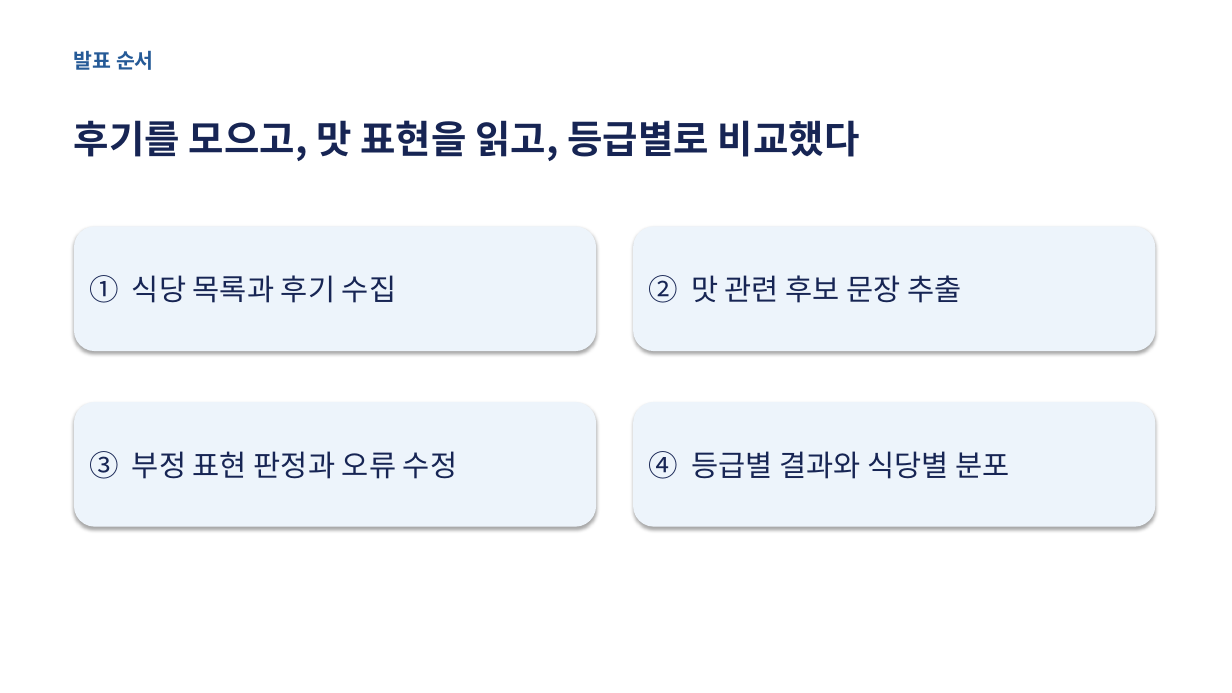
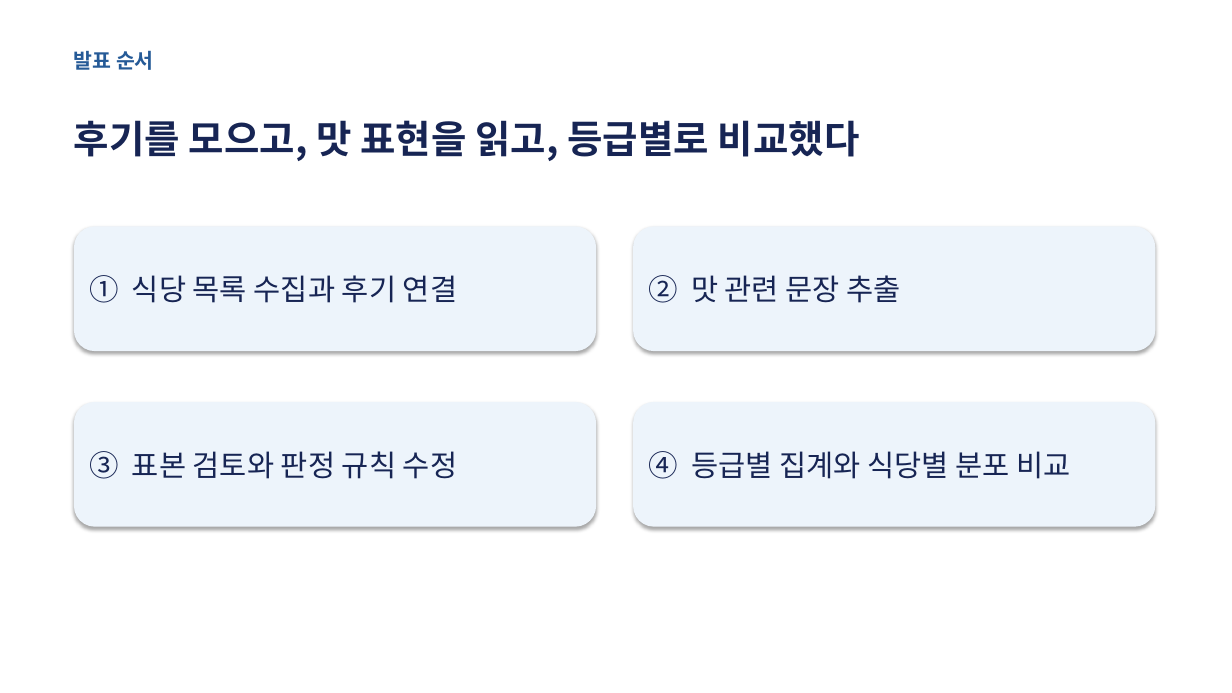
Before and after one commit to taeuk-kim-01/michelin_review_analysis, a slide deck: slide 2 of Michelin_Final.pptx. Drawn at 1232x693 pixels with LibreOffice and Linux fonts; fonts in the diff are those of the drawing. Boxes give left, top, right and bottom in pixels: in the first picture for what was removed or moved away, otherwise in the second. Text is boxed around its words. In the diff, an @@ line names an element or a change of style, - is before the commit and + after.

```diff
--- a/Michelin_Final.pptx
+++ b/Michelin_Final.pptx
@@ text in rounded rectangle at (89, 275, 457, 303): text changed @@
-① 식당 목록과 후기 수집
+① 식당 목록 수집과 후기 연결
@@ text in rounded rectangle at (648, 275, 901, 303): text changed @@
-② 맛 관련 후보 문장 추출
+② 맛 관련 문장 추출
@@ text in rounded rectangle at (89, 451, 457, 479): text changed @@
-③ 부정 표현 판정과 오류 수정
+③ 표본 검토와 판정 규칙 수정
@@ text in rounded rectangle at (648, 451, 1070, 479): text changed @@
-④ 등급별 결과와 식당별 분포
+④ 등급별 집계와 식당별 분포 비교
```
